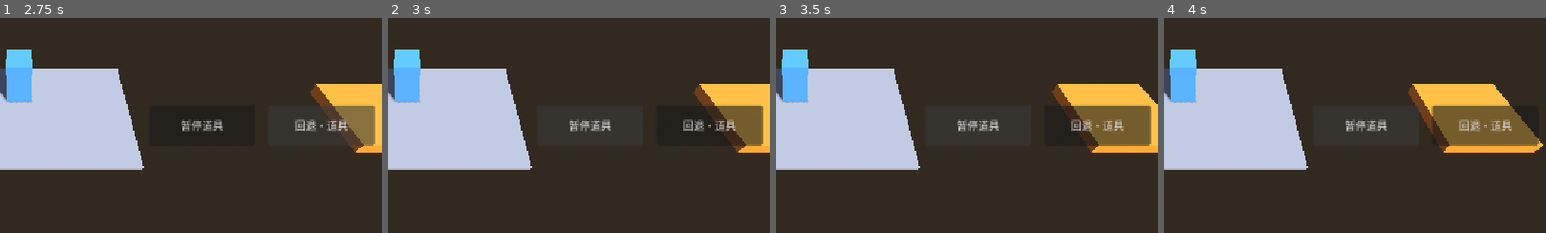
Above: before the commit, frames 1-4 (left to right).
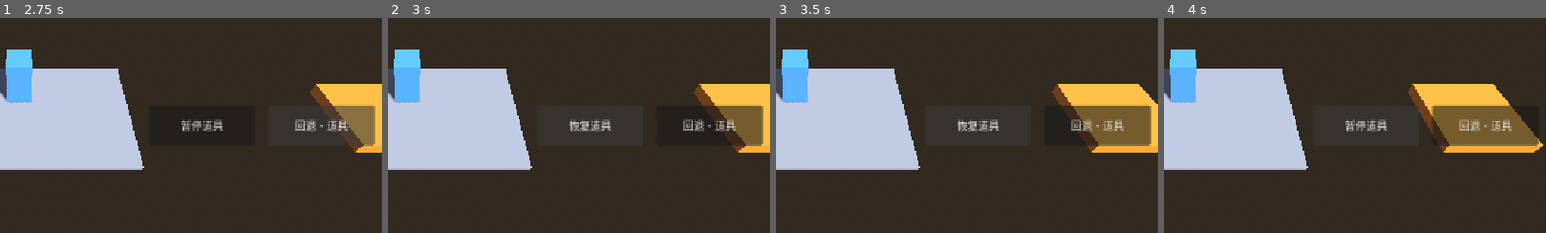
Above: after the commit, the same moments.

Repository: boomlulu/godot-jolt-time
Game: Godot game, scene res://level_03.tscn
The game is run twice, just before and just after one commit, with the same random seed, the same clock (stepped at 60 frames per second) and the same inputs. This scene is started directly instead of the project's main scene.
Inputs (mouse positions are % of the whole screen's width and height, from its top left):
- Up to frame 1 (2.75 s): tap Enter at 0.5 s; drag from (14, 75) to (60, 28) at 0.52 s; drag from (50, 22) to (45, 70) at 1.27 s; click "回退·道具" at 2 s
- Up to frame 2 (3 s): click "暂停道具" at 2.75 s
- Up to frame 3 (3.5 s): no input
- Up to frame 4 (4 s): click "暂停道具" (after the commit: "恢复道具") at 3.5 s
The pictures show only the part of the screen within x 48-98%, y 36-86%; the shares and areas given below are measured in that part.

Frame 1 is identical in both runs. In frame 2, 0.1% of the frame differs, in the area x 47-53%, y 47-53%; in frame 3, 0.1%; in frame 4, nothing differs.

Commit message:
fix(touch_button): dedupe mouse + emulated touch events
emulate_touch_from_mouse=true 让一次鼠标点击同时触发
InputEventMouseButton + 合成 InputEventScreenTouch，原 touch_button
只处理 ScreenTouch 但没 consume 鼠标事件 → 基类 Button 也发 pressed
→ pressed 信号一次点击触发两次 → 暂停按钮翻转两次抵消

修复：touch_button._gui_input 同时识别鼠标和触屏，accept_event
吃掉所有事件，_armed 状态机保证一次点击只 emit 一次 pressed

清理 level_03 的调试 DebugLabel + CopyDebugButton + 相关字段

Co-Authored-By: Claude Opus 4.7 (1M context) <noreply@anthropic.com>

Diff:
--- a/level_03.gd
+++ b/level_03.gd
@@ -132,8 +132,8 @@
 	if _actor.global_position.y < FALL_DEATH_Y:
 		_trigger_game_over("掉下深坑，游戏结束")
 
+
 func _is_input_active() -> bool:
-	# actor 输入
 	if _hud_joystick.value.length() > 0.0:
 		return true
 	if Input.is_key_pressed(KEY_W) or Input.is_key_pressed(KEY_S) or Input.is_key_pressed(KEY_A) or Input.is_key_pressed(KEY_D):
@@ -144,15 +144,12 @@
 		return true
 	if _actor.has_method("has_pending_jump") and _actor.has_pending_jump():
 		return true
-	# actor 物理激活
 	if not _actor.is_on_floor():
 		return true
 	if Rewindable.has_motion(_actor):
 		return true
-	# 道具按规律移动（pause 未开启 → 道具按既定规律移动）
 	if not _item_paused:
 		return true
-	# 道具物理激活（兼容未来 RigidBody item 仍有残余速度的情况）
 	for item in _items:
 		if Rewindable.has_motion(item):
 			return true
--- a/touch_button.gd
+++ b/touch_button.gd
@@ -5,15 +5,24 @@
 func _gui_input(event: InputEvent) -> void:
 	if disabled:
 		return
+	var is_press := false
+	var is_release := false
 	if event is InputEventScreenTouch:
-		if event.pressed:
-			if action_mode == BaseButton.ACTION_MODE_BUTTON_PRESS:
-				pressed.emit()
-			else:
-				_armed = true
-			accept_event()
+		is_press = event.pressed
+		is_release = not event.pressed
+	elif event is InputEventMouseButton and event.button_index == MOUSE_BUTTON_LEFT:
+		is_press = event.pressed
+		is_release = not event.pressed
+	else:
+		return
+	if is_press:
+		accept_event()
+		if action_mode == BaseButton.ACTION_MODE_BUTTON_PRESS:
+			pressed.emit()
 		else:
-			if action_mode == BaseButton.ACTION_MODE_BUTTON_RELEASE and _armed:
-				pressed.emit()
-			_armed = false
-			accept_event()
+			_armed = true
+	elif is_release:
+		accept_event()
+		if action_mode == BaseButton.ACTION_MODE_BUTTON_RELEASE and _armed:
+			pressed.emit()
+		_armed = false
